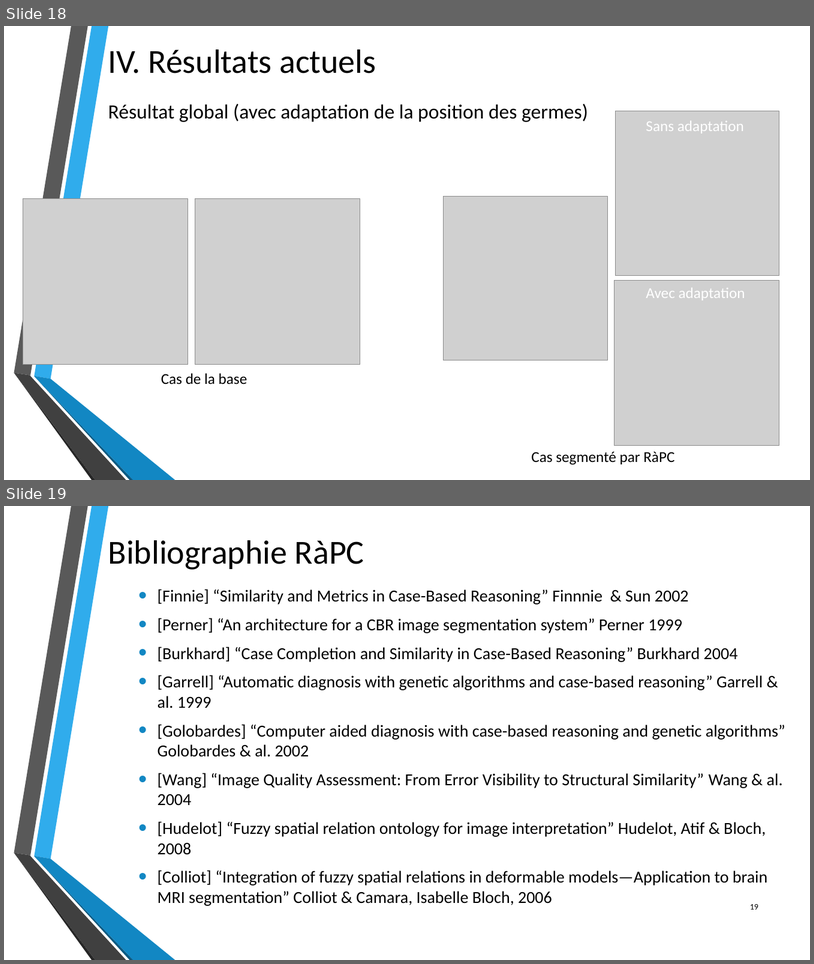
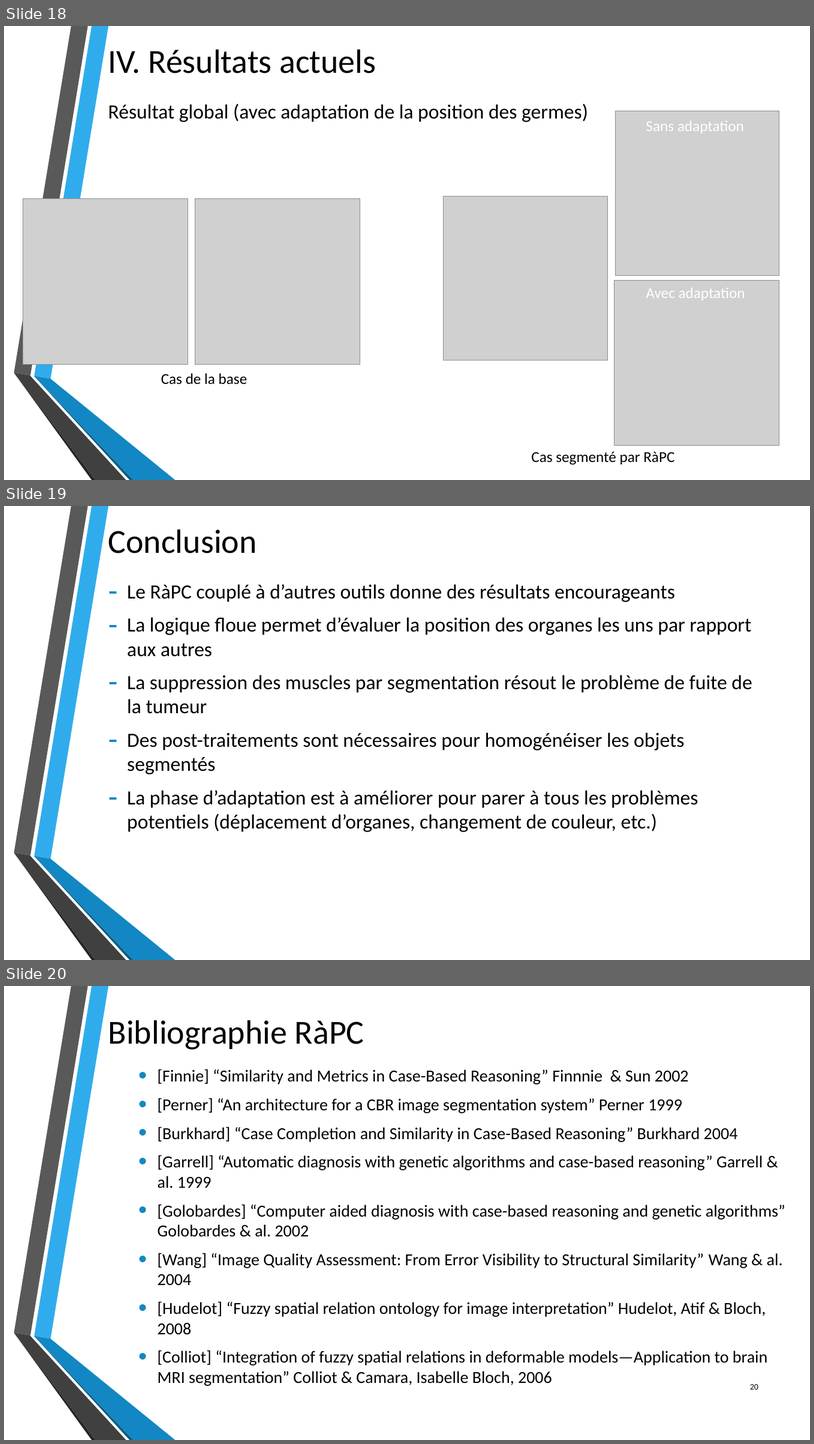
Before and after one commit to byZipo/Dossiers-Stage, a slide deck: Travail_realise/Presentations/PresentationSAIAD_5Juillet.pptx. Shown one above the other, each under a label of ours: slides 18 and 19 before the commit, slides 18, 19 and 20 after it. The pictures are 814x964 and 814x1444 pixels, drawn with LibreOffice and Linux fonts; fonts in the diff are those of the drawing; grey boxes stand for pictures; background and template pictures are left out. Boxes give left, top, right and bottom in pixels: in the first picture for what was removed or moved away, otherwise in the second. Text is boxed around its words. In the diff, an @@ line names an element or a change of style, - is before the commit and + after.

Commit message:
04/07: présentation finalisée et mergée pour demain

```diff
--- a/Travail_realise/Presentations/PresentationSAIAD_5Juillet.pptx
+++ b/Travail_realise/Presentations/PresentationSAIAD_5Juillet.pptx
@@ slide 19 added at <box>4,506,810,960</box>, background picture (left out); not listed: 6 template elements that a slide beside it also shows @@
@@ title added at <box>108,529,257,553</box>, 40 pt, text #000000 @@
+Conclusion
@@ text added at <box>127,584,752,832</box>, 24 pt, text #000000 @@
+– Le RàPC couplé à d’autres outils donne des résultats encourageants
+– La logique floue permet d’évaluer la position des organes les uns par rapport aux autres
+– La suppression des muscles par segmentation résout le problème de fuite de la tumeur
+– Des post-traitements sont nécessaires pour homogénéiser les objets segmentés
+– La phase d’adaptation est à améliorer pour parer à tous les problèmes potentiels (déplacement d’organes, changement de couleur, etc.)
@@ what was slide 19 is now slide 20 @@
@@ page number at <box>750,1384,759,1389</box>: text changed @@
-19
+20
```
Also in this commit, not shown: 2 slides changed, 1 other file.
